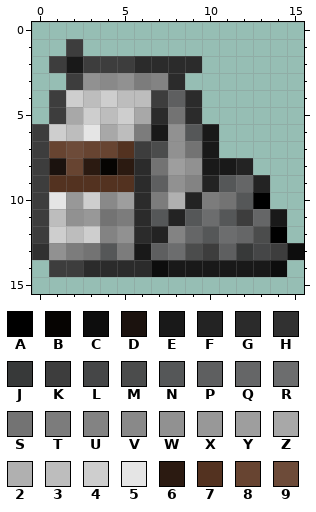
One commit to this pixel-art sprite: minecraft/texture/Minecraftology/Item/clinker.png. Above: the version before the commit.
The file is 16x16 pixels. Colours within 5 levels of each other are drawn and written as one.
Palette (. is transparent): A #000000  B #060402  C #0d0d0d  D #1b120e  E #191919  F #232323  G #2b2b2b  H #313131  J #373939  K #3d3d3d  L #454647  M #4b4c4c  N #555758  P #5e5f60  Q #656667  R #6c6d6e  S #737373  T #7c7c7c  U #838383  V #898989  W #919191  X #989898  Y #9e9e9e  Z #a8a8a8  2 #b0b0b0  3 #bdbdbd  4 #cecece  5 #e5e5e5  6 #2b1a11  7 #533220  8 #674431  9 #6d4b39
Pixels before, first column x 0:
 1 ..K.............
 2 .KEKKKGGGG......
 3 ..KWVWTUG.......
 4 .K43433KPG......
 5 .KZ434ZGSG......
 6 K435Z3TEWNE.....
 7 K89887KMWSE.....
 8 KD86B6GSYWEEF...
 9 K77777GPWUFNQF..
10 K5X4VYGT2FTSNA..
11 K3WXSTGNFNRNKQE.
12 K434UWGFUQNRQMA.
13 HWTSNTEPRMKPJLKC
14 .KKGGGGCEEEEEEC.
The same view after the edit:
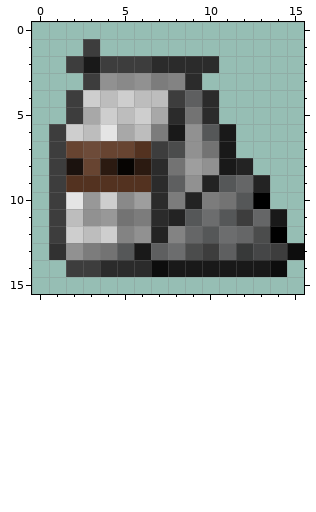
Edits made:
Changed rows in their new state; - is an unchanged pixel.
first column x 0:
 1 --.K--------
 2 -.KE--K---G-
 3 --.KWVWTUG--
 4 -.K434-3KPG-
 5 -.KZ434ZGSG-
 6 .K435Z3TEWNE
 7 .K89-87KMWSE
 8 .KD86B6GSYW-
 9 .K----7GPW--
10 .K5X4VYGT---
11 .K3WXSTG----
12 .K434UW-----
13 .HWTSN------
14 -.-K--------
Pixel boxes of the changes (left, top, right, bottom) in both pictures:
changed: (32, 39, 236, 277)
